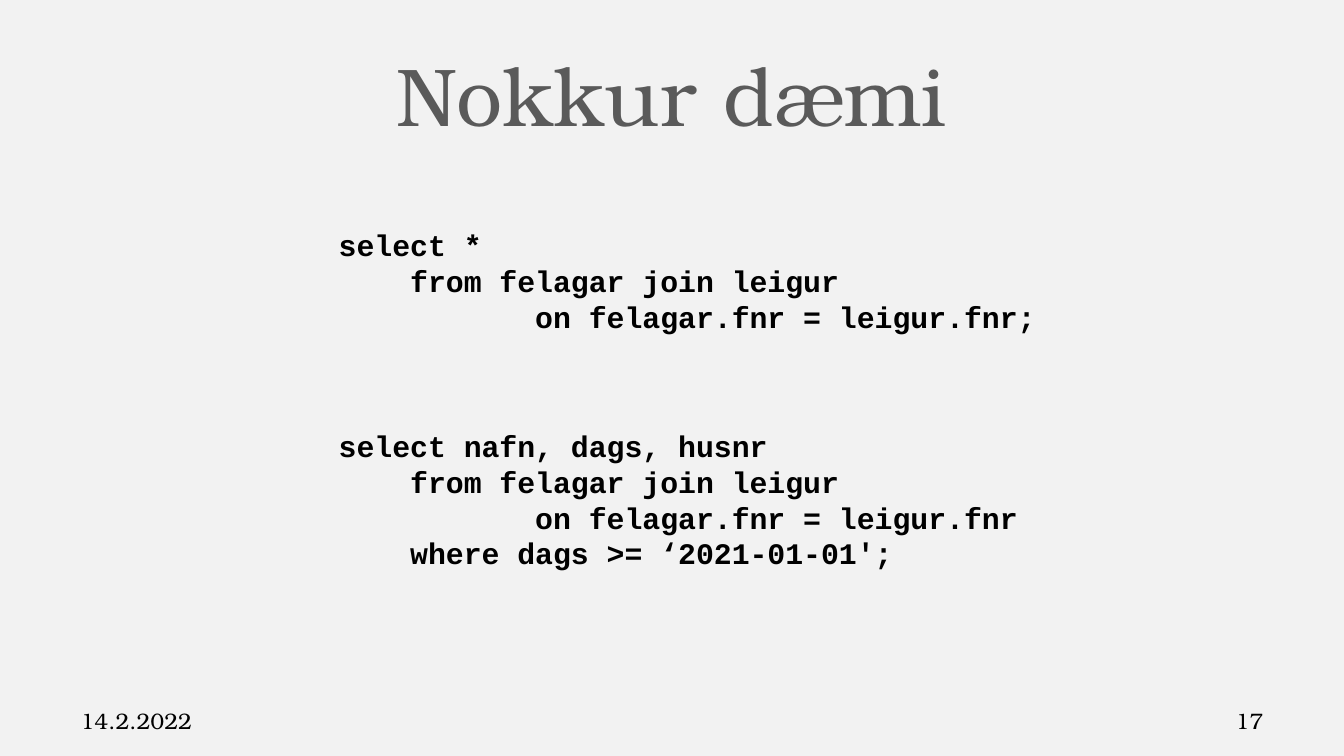
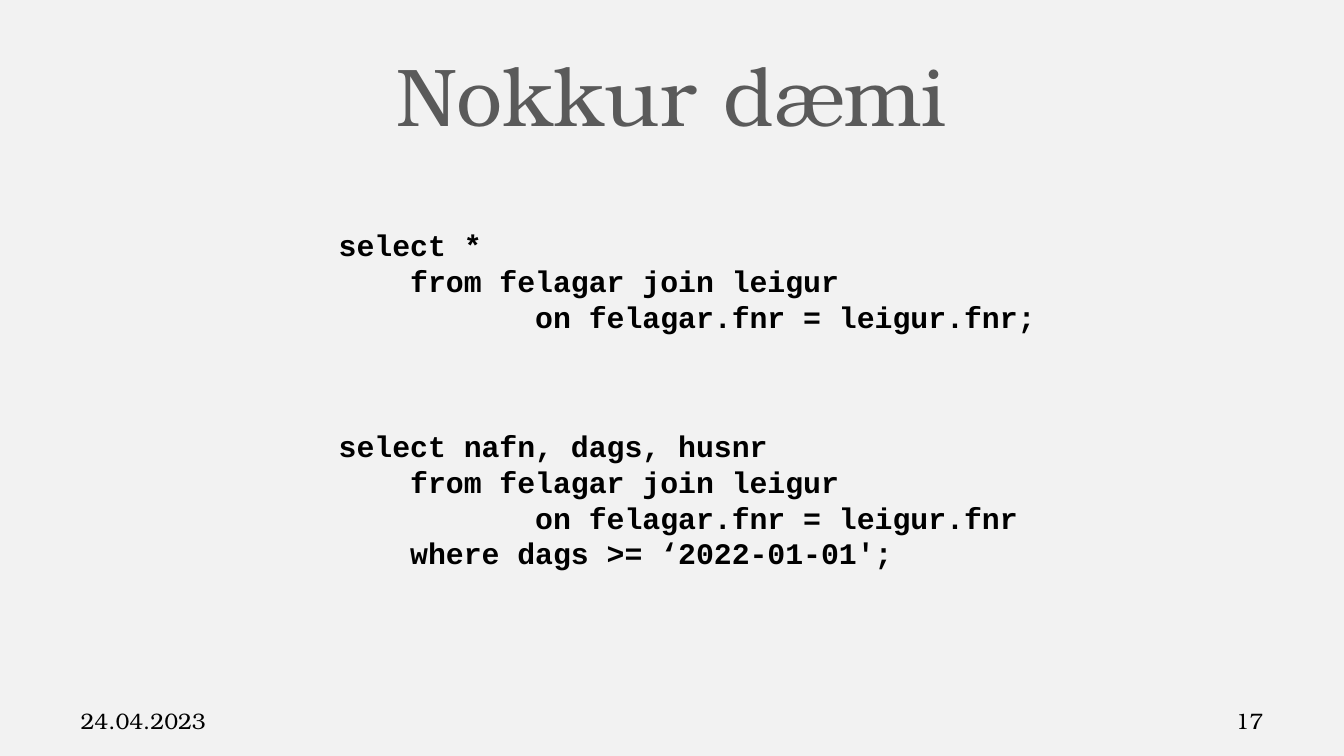
Before and after one commit to Hjalmtyr/SQL2, a slide deck: slide 17 of SQL-II.pptx. Drawn at 1344x756 pixels with LibreOffice and Linux fonts; fonts in the diff are those of the drawing; background and template pictures are left out. Boxes give left, top, right and bottom in pixels: in the first picture for what was removed or moved away, otherwise in the second. Text is boxed around its words. In the diff, an @@ line names an element or a change of style, - is before the commit and + after.

```diff
--- a/SQL-II.pptx
+++ b/SQL-II.pptx
@@ text at (410,543,892,571): text changed @@
-where dags >= ‘2021-01-01';
+where dags >= ‘2022-01-01';
@@ text at (81,713,206,730): text changed @@
-14.2.2022
+24.04.2023
```
Also in this commit, not shown: 81 other slides changed, 11 other files.
